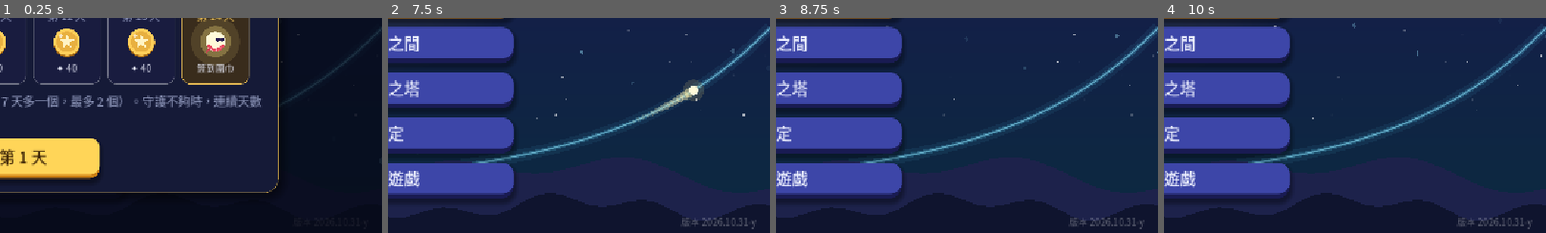
Above: before the commit, frames 1-4 (left to right).
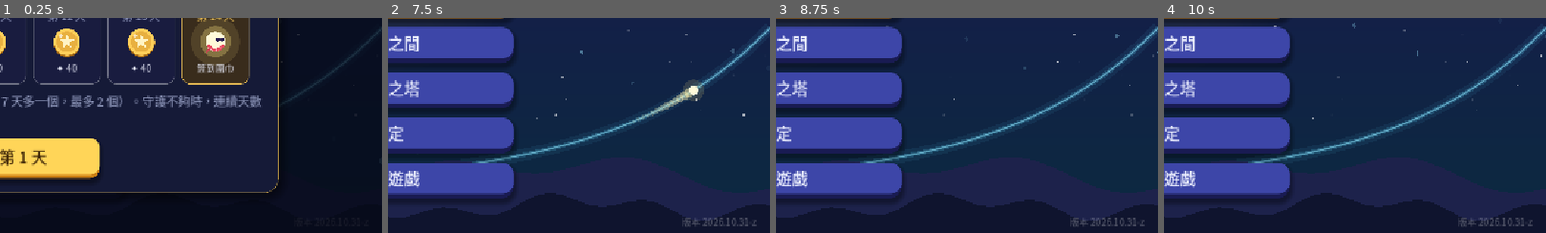
Above: after the commit, the same moments.

Repository: sam2068csie/light-spirit-journey
Game: Godot game, scene res://main_menu.tscn
Two runs of this game, one before a commit and one after it. Both use one fixed random seed, a clock stepped at 60 frames per second and the inputs below.
Inputs (mouse positions are % of the whole screen's width and height, from its top left):
- Up to frame 1 (0.25 s): no input
- Up to frame 2 (7.5 s): click "開始冒險" at 0.5 s; click "開始冒險" at 1.25 s; click "修煉之間" at 2 s; click "終焉之塔" at 2.75 s; click "設定" at 3.5 s; click "離開遊戲" at 4.25 s; click "每日任務" at 5 s; click "光靈扭蛋" at 5.75 s; click "光靈衣櫃" at 6.5 s; click "✕" at 7.25 s
- Up to frame 3 (8.75 s): tap Enter at 8 s; drag from (50, 50) to (60, 28) at 8.02 s
- Up to frame 4 (10 s): drag from (30, 55) to (45, 70) at 8.77 s; move the mouse to (60, 28) at 9.52 s; hold Right from 9.53 s (still down); tap 9 at 9.6 s
The pictures show only the part of the screen within x 50-100%, y 50-100%; the shares and areas given below are measured in that part.

The runs differ from the first frame. In frame 2, 0.1% of the frame differs, in the area x 77-97%, y 92-99%; in frame 3, 0.1%; in frame 4, 0.1%.

Commit message:
數學排版：sin 2θ ÷ cos 2θ、2 tan θ ÷ (…) 的分子分母整個抓進分數；G6 tan 2θ 等公式改寫 tan²θ (BUILD 2026.10.31-z)
Co-Authored-By: Claude Opus 5.5 <noreply@anthropic.com>
Claude-Session: https://claude.ai/code/session_01RombajUyooAJ6yvir5uviP

Diff:
--- a/data/game.gd
+++ b/data/game.gd
@@ -560,7 +560,7 @@
 
 const DQ := preload("daily_quests.gd")
 ## 版本號（主畫面右下角會顯示）：每次交給你新的檔案時更新，方便確認手機上裝的是不是最新版
-const BUILD := "2026.10.31-y"
+const BUILD := "2026.10.31-z"
 
 
 ## 讀取各單元的資料；舊存檔（還沒有單元的版本）的今日修煉、終焉之塔紀錄搬到「指數與對數」
--- a/data/math_text.gd
+++ b/data/math_text.gd
@@ -1008,6 +1008,15 @@
 			var lg2 := _log_before(s, start - 1)
 			if lg2 >= 0:
 				start = lg2
+	# 前面緊接著三角函數名稱（中間一個空白）：sin 2θ ÷ cos 2θ 的分子是整個 sin 2θ
+	if start >= 4 and s[start - 1] == " " and s.substr(start - 4, 3) in ["sin", "cos", "tan", "cot", "sec", "csc"] \
+			and (start - 4 == 0 or not _is_tok(s[start - 5])):
+		start -= 4
+		# 前面還有係數：2 tan θ ÷ (1 − tan²θ) 的分子是 2 tan θ
+		if start >= 2 and s[start - 1] == " " and s[start - 2].is_valid_int():
+			start -= 1
+			while start - 1 >= 0 and s[start - 1].is_valid_int():
+				start -= 1
 	return start
 
 
@@ -1050,6 +1059,11 @@
 			var mf := _match_fwd(s, e)
 			if mf > 0:
 				e = mf + 1
+		elif word in ["sin", "cos", "tan", "cot", "sec", "csc"] and e + 1 < s.length() and s[e] == " " and _is_tok(s[e + 1]):
+			# cos 2θ：函數名稱、空白、角度一起當分母
+			e += 1
+			while e < s.length() and _is_tok(s[e]):
+				e += 1
 	else:
 		return k
 	# 後面接著的上下標也算進來：x^{2}、x_{1}
--- a/data/trig6_bank.gd
+++ b/data/trig6_bank.gd
@@ -110,7 +110,7 @@
 				_mirror("轉鏡面", "轉動鏡面 φ，讓反射線 2φ 對準金色的目標 60°。", "double", 60.0,
 					"反射線 2φ = 60°，所以鏡面 φ = 30°", "60° ÷ 2 = 30°。", T_DBL),
 				_eq("拼公式", "拼出 tan 2θ（只用 tan θ）。分子 2 tan θ，分母 1 − tan² θ。", "tan 2θ", "tan2", TK_TAN,
-					"tan 2θ = 2 tan θ ÷ (1 − tan θ tan θ)", "(2 × tan θ) ÷ (1 − tan θ × tan θ)，括號要接好。", T_DBL),
+					"tan 2θ = 2 tan θ ÷ (1 − tan²θ)", "分子放 2、tan θ；分母放 1 − tan² θ。", T_DBL),
 				_f("分子分母", "φ = 30°，tan 30° = √3/3。先算分子 2 tan 30°、分母 1 − tan²30°。", "分子 = [0]，分母 = [1]", ["2√3/3", "2/3"],
 					"分子 2√3/3，分母 1 − 1/3 = 2/3", "tan²30° = 3/9 = 1/3。", T_DVAL),
 				_f("代入", "分子 ÷ 分母：", "tan 60° = [0]", ["√3"],
@@ -190,7 +190,7 @@
 			{"eq": "tan θ = −4/3（90° < θ < 180°），\n用 tan θ 直接求 sin 2θ、cos 2θ、tan 2θ",
 			 "steps": [
 				_eq("以切表弦", "只用 tan θ 拼出 sin 2θ：分子 2 tan θ，分母 1 + tan² θ。", "sin 2θ", "sin2", TK_TAN,
-					"sin 2θ = 2 tan θ ÷ (1 + tan θ tan θ)", "(2 × tan θ) ÷ (1 + tan θ × tan θ)。", T_TANREP),
+					"sin 2θ = 2 tan θ ÷ (1 + tan²θ)", "分子放 2、tan θ；分母放 1 + tan² θ。", T_TANREP),
 				_f("先算 t²", "t = −4/3。先算 1 + t² 和 1 − t²。", "1 + t² = [0]，1 − t² = [1]", ["25/9", "-7/9"],
 					"t² = 16/9：1 + t² = 25/9，1 − t² = −7/9", "1 + 16/9、1 − 16/9。", T_TANREP),
 				_f("sin 2θ", "sin 2θ = 2t ÷ (1 + t²) = (−8/3) ÷ (25/9)。", "sin 2θ = [0]", ["-24/25"],
@@ -256,7 +256,7 @@
 			{"eq": "tan θ = 1/2，求 tan 2θ，再合併",
 			 "steps": [
 				_eq("拼 tan 2θ", "只用 tan θ 拼出 tan 2θ。", "tan 2θ", "tan2", TK_TAN,
-					"tan 2θ = 2 tan θ ÷ (1 − tan θ tan θ)", "(2 × tan θ) ÷ (1 − tan θ × tan θ)。", T_DBL),
+					"tan 2θ = 2 tan θ ÷ (1 − tan²θ)", "分子放 2、tan θ；分母放 1 − tan² θ。", T_DBL),
 				_f("分子分母", "tan 2θ = 2 tan θ ÷ (1 − tan²θ)，tan θ = 1/2。", "分子 = [0]，分母 = [1]", ["1", "3/4"],
 					"分子 2 × 1/2 = 1，分母 1 − 1/4 = 3/4", "1 − (1/2)²。", T_DBL),
 				_f("tan 2θ", "分子 ÷ 分母：", "tan 2θ = [0]", ["4/3"],
@@ -276,7 +276,7 @@
 				_mirror("找鏡面", "反射線要落在金色的目標 45°。把鏡面轉到正確的位置。", "half", 45.0,
 					"鏡面 = 45° ÷ 2 = 22.5°", "鏡面是反射線的一半：45° ÷ 2。", T_HALF),
 				_eq("拼半角", "拼出 sin²(θ/2)：(1 − cos θ) ÷ 2。", "sin²(θ/2)", "half_sin2", TK_HALF,
-					"sin²(θ/2) = (1 − cos θ) ÷ 2", "(1 − cos θ) 再除以 2，括號要接好。", T_HALF),
+					"sin²(θ/2) = (1 − cos θ) ÷ 2", "分子放 1 − cos θ，分母放 2。", T_HALF),
 				_f("sin² 22.5°", "θ = 45°，cos 45° = √2/2。", "sin²22.5° = (2 − √2) ÷ [0]", ["4"],
 					"(1 − √2/2) ÷ 2 = (2 − √2)/4", "(1 − √2/2) ÷ 2。", T_HALF),
 				_f("cos² 22.5°", "cos²(θ/2) = (1 + cos θ) ÷ 2。", "cos²22.5° = (2 + √2) ÷ [0]", ["4"],
@@ -291,7 +291,7 @@
 				_mirror("找鏡面", "反射線要落在金色的目標 30°。把鏡面轉到正確的位置。", "half", 30.0,
 					"鏡面 = 30° ÷ 2 = 15°", "30° ÷ 2。", T_HALF),
 				_eq("拼半角", "拼出 tan(θ/2) = sin θ ÷ (1 + cos θ)。", "tan(θ/2)", "tan_half", TK_HALF,
-					"tan(θ/2) = sin θ ÷ (1 + cos θ)", "sin θ ÷ (1 + cos θ)，分母要用括號。", T_HALF),
+					"tan(θ/2) = sin θ ÷ (1 + cos θ)", "分子放 sin θ，分母放 1 + cos θ。", T_HALF),
 				_f("同乘 2", "θ = 30°：tan 15° = sin 30° ÷ (1 + cos 30°) = (1/2) ÷ (1 + √3/2)。分子、分母同乘 2：", "tan 15° = 1 ÷ ([0] + √3)", ["2"],
 					"tan 15° = 1 ÷ (2 + √3)", "1 × 2 = 2。", T_HALF),
 				_f("有理化", "分子、分母同乘 (2 − √3)：分母 (2 + √3)(2 − √3) = 1。", "tan 15° = [0] − √3", ["2"],
